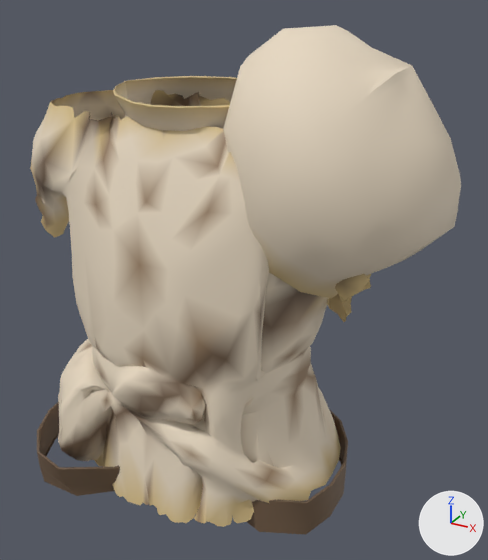
Two versions of the glTF model assets_src/armor/aydor_2/leather_b_chest.glb, one commit apart.
Before and after are seen from a 50 mm lens placed at (0.533, -0.835, 1.675), pointed at (0.058, 0.028, 1.243). Lighting does not change. The marker at lower right points along +X, +Y and +Z. The first picture is the older version. Vertices at exactly the same position are counted once.

Names of what the first picture shows: 'leather_b_chest'.
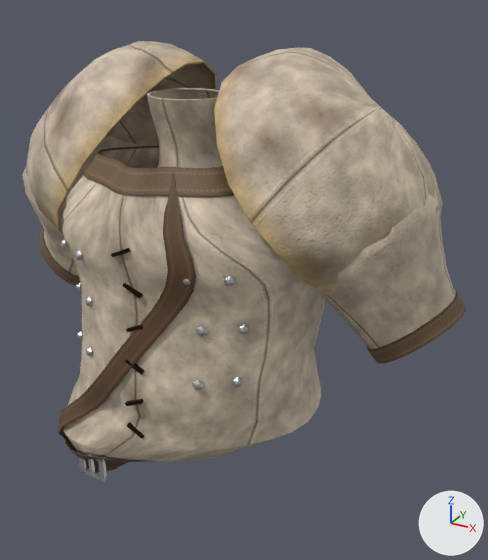
The change, as a list of edits to the scene's bpy script:
```text
Add img_strap_orm_png:
    img_strap_orm_png = load_image('strap_orm.png', '../textures/strap_orm.png', 128, 64, 'Non-Color')
Add img_strap_c_png:
    img_strap_c_png = load_image('strap_c.png', '../textures/strap_c.png', 128, 64, 'sRGB')
Add img_strap_n_png:
    img_strap_n_png = load_image('strap_n.png', '../textures/strap_n.png', 128, 64, 'Non-Color')
Add img_leather_n_png:
    img_leather_n_png = load_image('leather_n.png', '../textures/leather_n.png', 256, 256, 'Non-Color')
Add img_leather_c_png:
    img_leather_c_png = load_image('leather_c.png', '../textures/leather_c.png', 256, 256, 'sRGB')
Add img_leather_orm_png:
    img_leather_orm_png = load_image('leather_orm.png', '../textures/leather_orm.png', 256, 256, 'Non-Color')
Change mat_leather:
    remove # nodes: BsdfPrincipled, OutputMaterial, VertexColor
    nodes: BsdfPrincipled, Mix, NormalMap, OutputMaterial, SeparateColor, TexImage x3, VertexColor
    uses the picture img_leather_c_png
    uses the picture img_leather_n_png
    uses the picture img_leather_orm_png
Add mat_strap:
    mat_strap = bpy.data.materials.new('strap')
    # uses the picture img_strap_c_png
    # uses the picture img_strap_n_png
    # uses the picture img_strap_orm_png
Add mat_iron:
    mat_iron = bpy.data.materials.new('iron')
    mat_iron.use_nodes = True; mat_iron.node_tree.nodes.clear()
    _N = mat_iron.node_tree.nodes; _L = mat_iron.node_tree.links
    n0 = _N.new('ShaderNodeBsdfPrincipled'); n0.name = 'Principled BSDF'
    n0.inputs[1].default_value = 1.0  # 'Metallic'
    n0.inputs[2].default_value = 0.48  # 'Roughness'
    n1 = _N.new('ShaderNodeOutputMaterial'); n1.name = 'Material Output'
    n2 = _N.new('ShaderNodeVertexColor'); n2.name = 'Color Attribute'
    _L.new(n0.outputs[0], n1.inputs[0])  # 'BSDF' to 'Surface'
    _L.new(n2.outputs[0], n0.inputs[0])  # 'Color' to 'Base Color'
Change me_leather_b_chest:
    used by ob_leather_b_chest; location = (0.0, 0.0, 0.0)
    remove me_leather_b_chest.from_pydata(...)  # 2269 vertices, 3963 faces; spans x -0.322..0.365, y -0.222..0.239, z 0.91..1.624
    add me_leather_b_chest.from_pydata(...)  # 2694 vertices, 4688 faces; spans x -0.392..0.392, y -0.199..0.209, z 0.935..1.595
    me_leather_b_chest part 1: a new loose piece, a box spanning x -0.1073..-0.1013, y -0.1875..-0.1815, z 0.9461..0.9872, in mat_iron
    me_leather_b_chest part 2: the loose piece of 1828 vertices spanning x -0.322..0.324, y -0.187..0.188, z 0.911..1.509 is rebuilt with 720 vertices and now spans x -0.212..0.2, y -0.199..0.209, z 0.935..1.456
    me_leather_b_chest part 3: the loose piece of 161 vertices spanning x 0.035..0.365, y -0.133..0.214, z 1.265..1.624 is rebuilt with 199 vertices and now spans x 0.044..0.343, y -0.124..0.201, z 1.27..1.595
    me_leather_b_chest part 4: 280 vertices removed from x -0.276..0.254, y -0.222..0.239, z 0.91..1.532; 1767 vertices added at x -0.392..0.392, y -0.198..0.202, z 0.941..1.594
    add me_leather_b_chest.materials.append(mat_iron)
    add me_leather_b_chest.materials.append(mat_strap)
```

Pixel boxes (x1, y1, x2, y2) of what changed, in the pictures (488 x 560 px):
'leather_b_chest', surface changed, reshaped (14% shorter)
    before: (30, 25, 461, 535)
    after: (22, 41, 466, 482)
part 1 of me_leather_b_chest, added
    after: (88, 454, 95, 477)
part 2 of me_leather_b_chest, rebuilt
    before: (30, 90, 371, 527)
    after: (62, 148, 325, 462)
part 3 of me_leather_b_chest, rebuilt (9% shorter)
    before: (223, 25, 461, 298)
    after: (214, 47, 443, 295)
part 4 of me_leather_b_chest, built on
    before: (37, 76, 348, 535)
    after: (22, 41, 466, 482)
